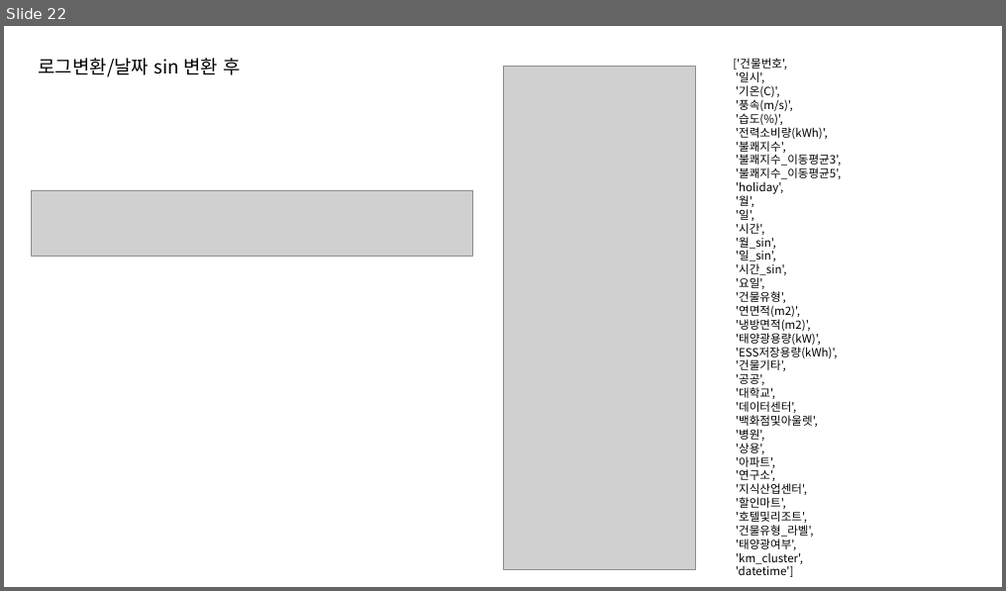
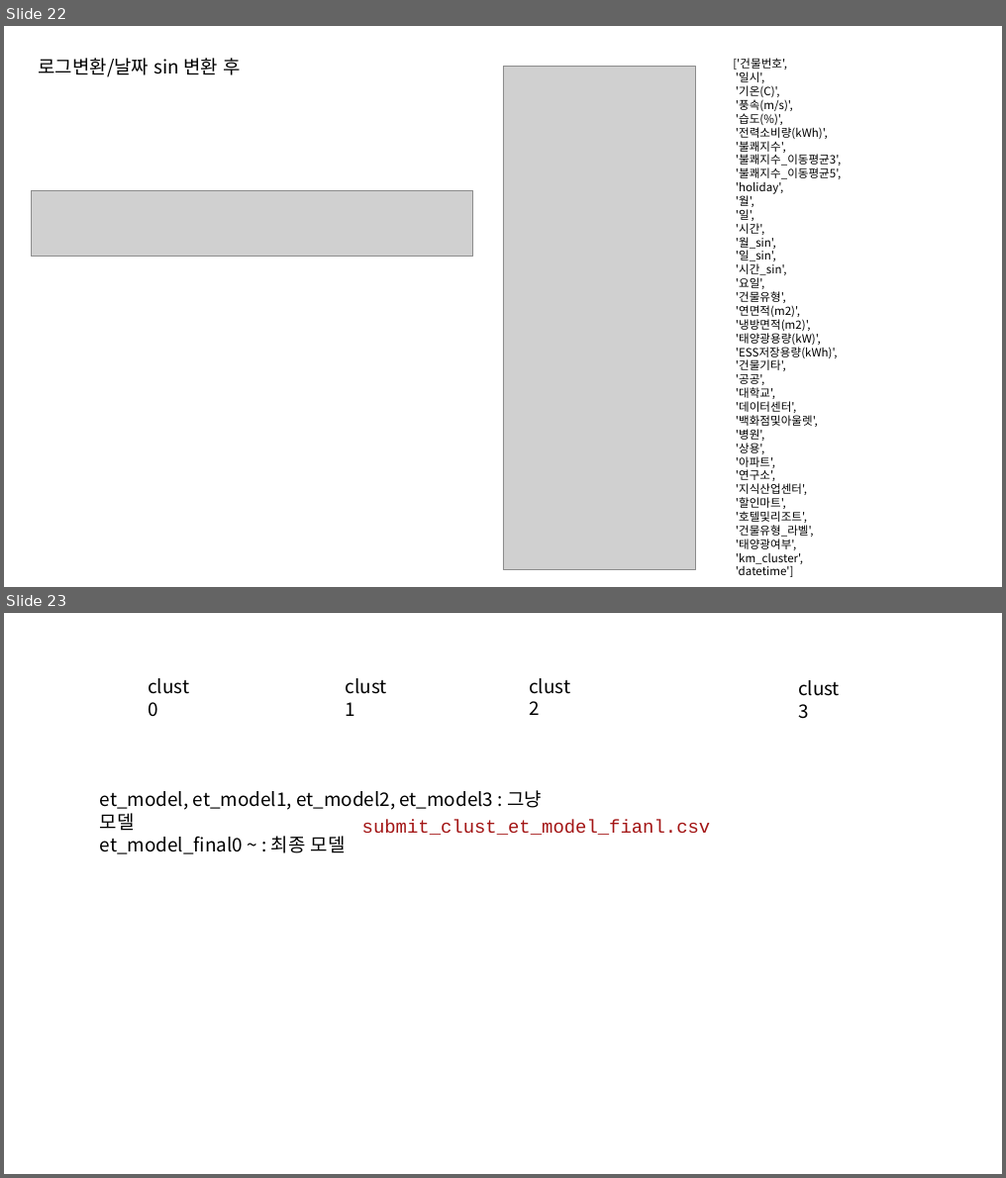
Before and after one commit to 2023dacon/Power-usage-Prediction, a slide deck: 파일/대회.pptx. Shown one above the other, each under a label of ours: slide 22 before the commit, slides 22 and 23 after it. The pictures are 1006x591 and 1006x1178 pixels, drawn with LibreOffice and Linux fonts; fonts in the diff are those of the drawing; grey boxes stand for pictures. Boxes give left, top, right and bottom in pixels: in the first picture for what was removed or moved away, otherwise in the second. Text is boxed around its words. In the diff, an @@ line names an element or a change of style, - is before the commit and + after.

```diff
--- a/파일/대회.pptx
+++ b/파일/대회.pptx
@@ slide 23 added at [4,613,1002,1174], background #FFFFFF @@
@@ text added at [141,671,205,701], 18 pt, text #000000 @@
+clust0
@@ text added at [339,671,403,701], 18 pt, text #000000 @@
+clust1
@@ text added at [522,670,586,700], 18 pt, text #000000 @@
+clust2
@@ text added at [791,673,855,703], 18 pt, text #000000 @@
+clust3
@@ text added at [100,790,542,855], 18 pt, text #000000 @@
+et_model, et_model1, et_model2, et_model3 : 그냥 모델
+et_model_final0 ~ : 최종 모델
@@ text added at [362,820,711,835], 18 pt, text #A31515 @@
+submit_clust_et_model_fianl.csv
```
Also in this commit, not shown: 1 slide changed, 2 other files.
